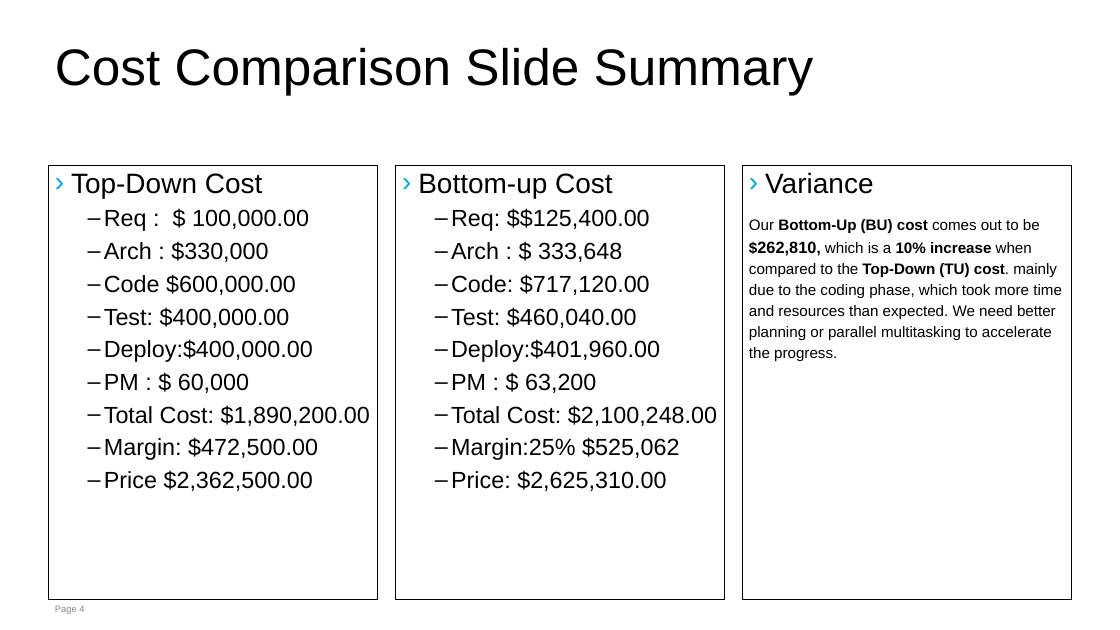
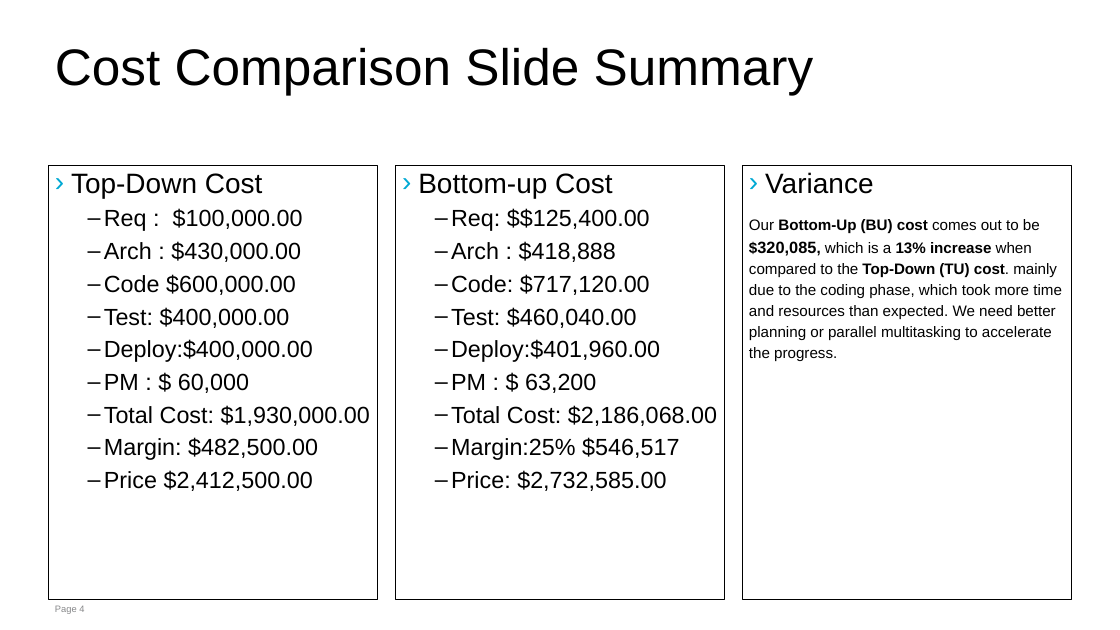
Before and after one commit to dkl520/cs7315_project, a slide deck: slide 4 of 3/group2 - proj3 (1).pptx. Drawn at 1120x630 pixels with LibreOffice and Linux fonts; fonts in the diff are those of the drawing. Boxes give left, top, right and bottom in pixels: in the first picture for what was removed or moved away, otherwise in the second. Text is boxed around its words. In the diff, an @@ line names an element or a change of style, - is before the commit and + after.

```diff
--- a/3/group2 - proj3 (1).pptx
+++ b/3/group2 - proj3 (1).pptx
@@ text at (104,208,303,262): text changed @@
-  – Req : $ 100,000.00
-  – Arch : $330,000
+  – Req : $100,000.00
+  – Arch : $430,000.00
@@ text at (749,219,1062,361): text changed @@
-Our Bottom-Up (BU) cost comes out to be $262,810, which is a 10% increase when compared to the Top-Down (TU) cost. mainly due to the coding phase, which took more time and resources than expected. We need better planning or parallel multitasking to accelerate the progress.
+Our Bottom-Up (BU) cost comes out to be $320,085, which is a 13% increase when compared to the Top-Down (TU) cost. mainly due to the coding phase, which took more time and resources than expected. We need better planning or parallel multitasking to accelerate the progress.
@@ text at (451,241,616,262): text changed @@
-  – Arch : $ 333,648
+  – Arch : $418,888
@@ text at (104,405,370,491): text changed @@
-  – Total Cost: $1,890,200.00
-  – Margin: $472,500.00
-  – Price $2,362,500.00
+  – Total Cost: $1,930,000.00
+  – Margin: $482,500.00
+  – Price $2,412,500.00
@@ text at (451,405,717,491): text changed @@
-  – Total Cost: $2,100,248.00
-  – Margin:25% $525,062
-  – Price: $2,625,310.00
+  – Total Cost: $2,186,068.00
+  – Margin:25% $546,517
+  – Price: $2,732,585.00
```
Also in this commit, not shown: 1 other slide changed.
